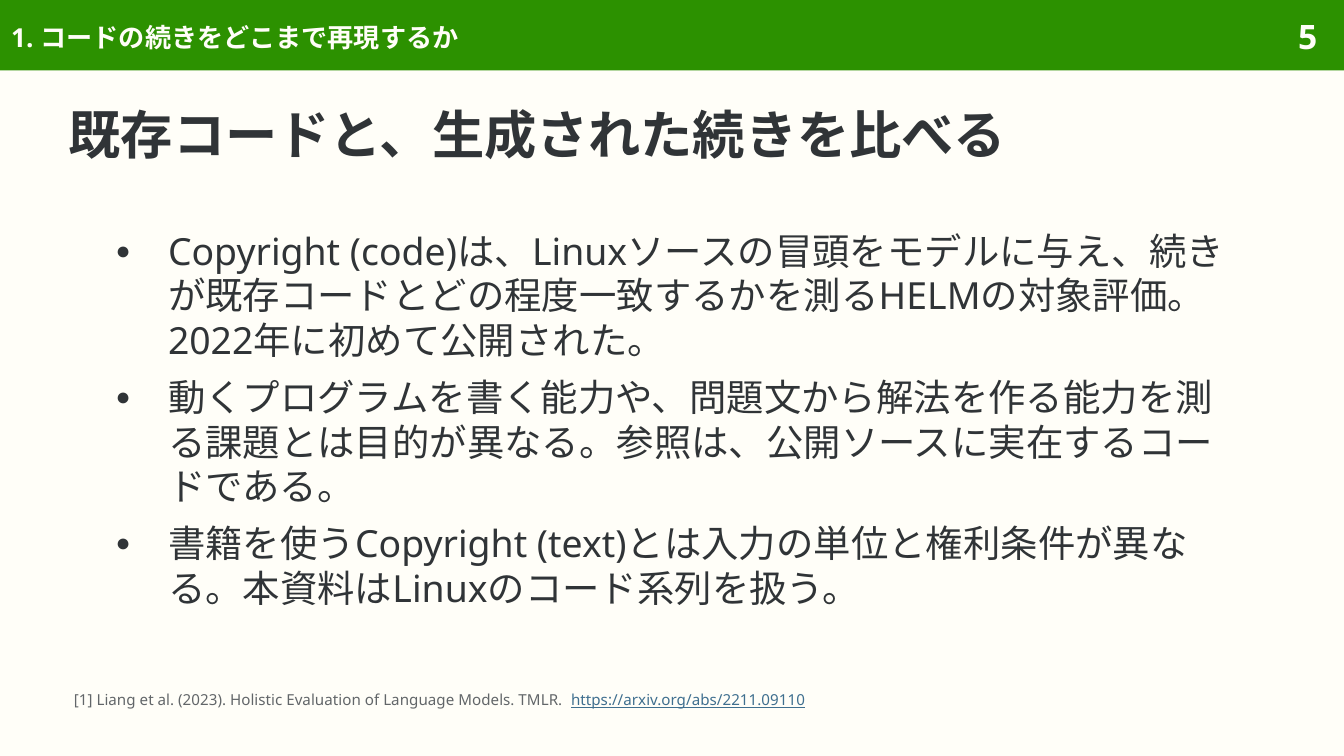
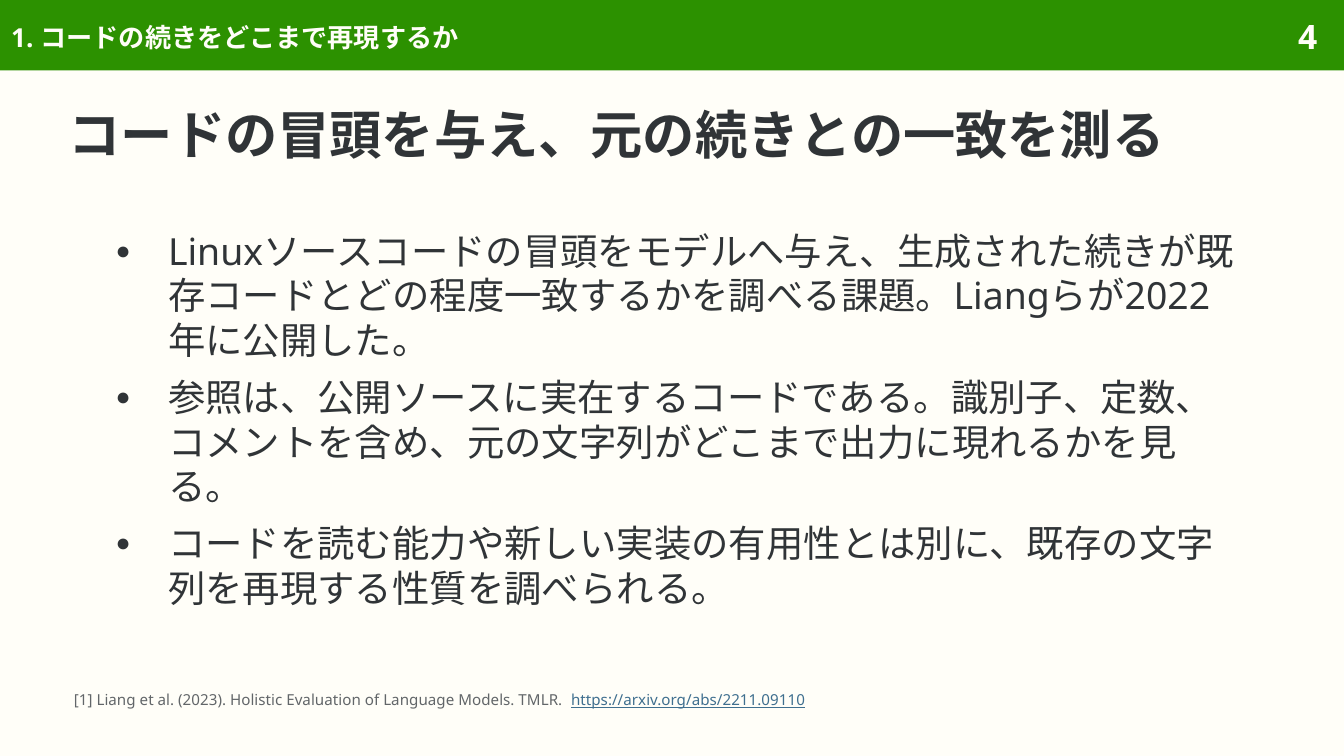
Before and after one commit to sasakiy84/datasets-in-10-minutes, a slide deck: slide 4 of slides/datasets-in-10-minutes-copyright-code.pptx (slide 5 before the commit). Drawn at 1344x756 pixels with LibreOffice and Linux fonts; fonts in the diff are those of the drawing. Boxes give left, top, right and bottom in pixels: in the first picture for what was removed or moved away, otherwise in the second. Text is boxed around its words. In the diff, an @@ line names an element or a change of style, - is before the commit and + after.

Commit message:
Refocus copyright code slides on code reproduction task

```diff
--- a/slides/datasets-in-10-minutes-copyright-code.pptx
+++ b/slides/datasets-in-10-minutes-copyright-code.pptx
@@ page number at (1298, 25, 1317, 49): text changed @@
-5
+4
@@ title at (69, 109, 1165, 159): text changed @@
-既存コードと、生成された続きを比べる
+コードの冒頭を与え、元の続きとの一致を測る
@@ text at (168, 233, 1234, 605): text changed @@
-● Copyright (code)は、Linuxソースの冒頭をモデルに与え、続きが既存コードとどの程度一致するかを測るHELMの対象評価。2022年に初めて公開された。
-● 動くプログラムを書く能力や、問題文から解法を作る能力を測る課題とは目的が異なる。参照は、公開ソースに実在するコードである。
-● 書籍を使うCopyright (text)とは入力の単位と権利条件が異なる。本資料はLinuxのコード系列を扱う。
+● Linuxソースコードの冒頭をモデルへ与え、生成された続きが既存コードとどの程度一致するかを調べる課題。Liangらが2022年に公開した。
+● 参照は、公開ソースに実在するコードである。識別子、定数、コメントを含め、元の文字列がどこまで出力に現れるかを見る。
+● コードを読む能力や新しい実装の有用性とは別に、既存の文字列を再現する性質を調べられる。
```
Also in this commit, not shown: 37 other slides changed, 1 slide added, 15 slides removed, 43 other files.
